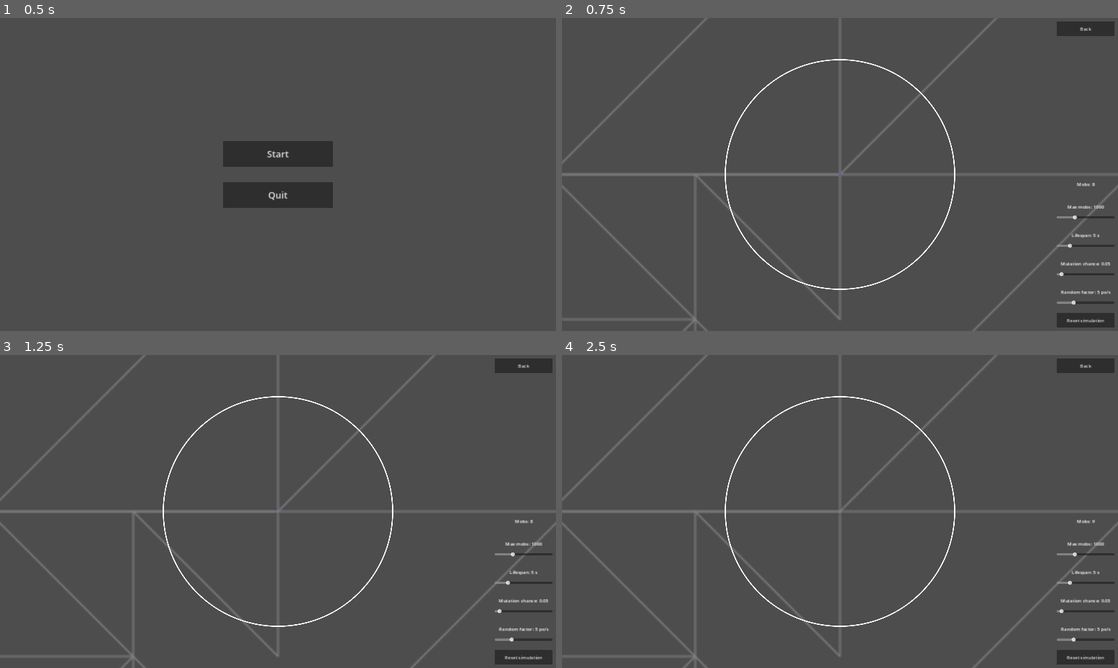
Above: before the commit, frames 1-4 (two rows, left to right).
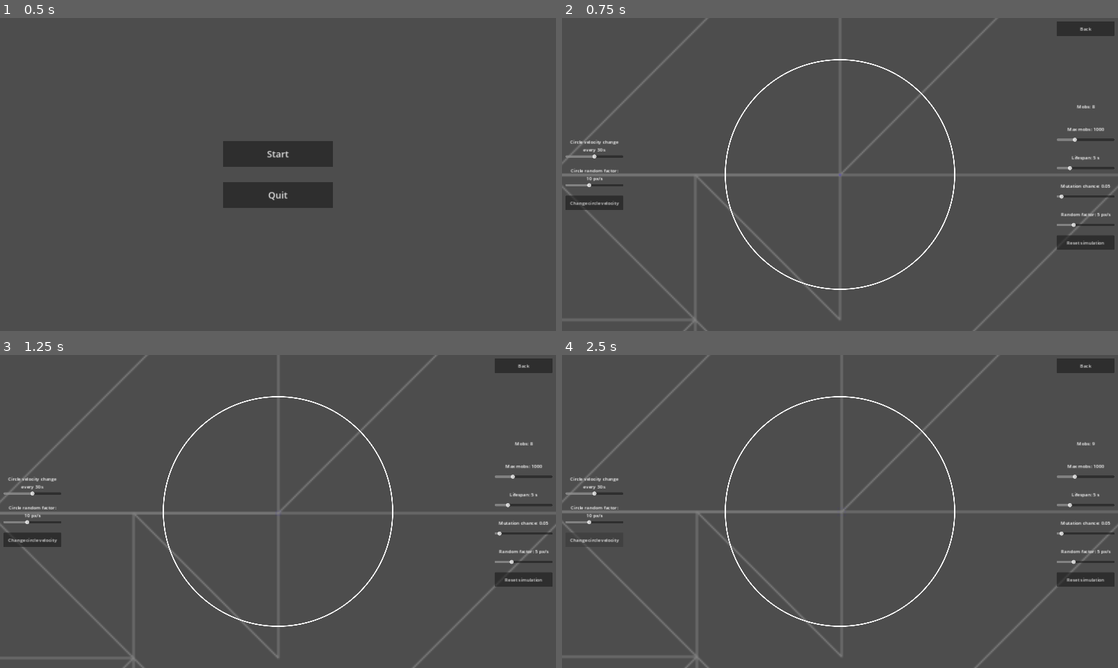
Above: after the commit, the same moments.

Repository: 11ALX11/Natural-selection-demo
Game: Godot game, scene res://scenes/main_scene_node.tscn
Same seed, same stepped clock (60 frames per second), same inputs: the game is played once before the commit and once after it.
Inputs (mouse positions are in pixels of both pictures, inside the frame that each line leads up to):
- Up to frame 1 (0.5 s): no input
- Up to frame 2 (0.75 s): click "Start" at 0.5 s
- Up to frame 3 (1.25 s): no input
- Up to frame 4 (2.5 s): click "Reset simulation" at 1.25 s; click (595, 539) at 2 s, where only the run after the commit has a clickable "Change circle velocity"

Frame 1 is identical in both runs. In frame 2, 2.6% of the frame differs, in the area x 0-100%, y 27-99%; in frame 3, 3.6%, in the area x 0-100%, y 0-100%; in frame 4, 2.9%.

Commit message:
working on circle movement

Diff:
--- a/scenes/in_world_ui/in_world_ui.gd
+++ b/scenes/in_world_ui/in_world_ui.gd
@@ -3,36 +3,48 @@
 
 signal exit
 signal reset
+signal circle_change
 
-signal max_mobs_change(value: float)
+signal max_mobs_change(value: int)
 signal lifespan_change(value: float)
 signal mutation_chance_change(value: float)
-signal random_factor_change(value: float)
+signal random_factor_change(value: int)
+
+signal circle_velocity_time_change(value: int)
+signal circle_random_factor(value: int)
 
 
 func _on_return_to_menu_button_pressed():
 	exit.emit()
 
-
 func _on_reset_button_pressed():
 	reset.emit()
 
+func _on_change_circle_velocity_pressed():
+	circle_change.emit()
+
 
 func _on_max_mobs_h_slider_value_changed(value):
-	get_node("RightBottomCorner/MarginContainer2/MaxMobsGroup/MaxMobs").text = "Max mobs: " + str(value)
+	get_node("RightControlGroup/MarginContainer2/MaxMobsGroup/MaxMobs").text = "Max mobs: " + str(value)
 	max_mobs_change.emit(value)
 
-
 func _on_lifespan_h_slider_value_changed(value):
-	get_node("RightBottomCorner/MarginContainer3/LifespanGroup/Lifespan").text = "Lifespan: " + str(value) + " s"
+	get_node("RightControlGroup/MarginContainer3/LifespanGroup/Lifespan").text = "Lifespan: " + str(value) + " s"
 	lifespan_change.emit(value)
 
-
 func _on_mutation_chance_h_slider_value_changed(value):
-	get_node("RightBottomCorner/MarginContainer4/MutationChanceGroup/MutationChance").text = "Mutation chance: " + str(value)
+	get_node("RightControlGroup/MarginContainer4/MutationChanceGroup/MutationChance").text = "Mutation chance: " + str(value)
 	mutation_chance_change.emit(value)
 
+func _on_random_factor_h_slider_value_changed(value):
+	get_node("RightControlGroup/MarginContainer5/RandomFactorGroup/RandomFactor").text = "Random factor: " + str(value) + " px/s"
+	random_factor_change.emit(value)
 
-func _on_random_factor_h_slider_value_changed(value):
-	get_node("RightBottomCorner/MarginContainer5/RandomFactorGroup/RandomFactor").text = "Random factor: " + str(value) + " px/s"
-	random_factor_change.emit(value)
+
+func _on_circle_velocity_time_change_h_slider_value_changed(value):
+	$LeftControlGroup/MarginContainer/CircleVelocityTimeChangeGroup/CircleVelocityTimeChange.text = "Circle velocity change\nevery " + str(value) + " s"
+	circle_velocity_time_change.emit(value)
+
+func _on_circle_random_factor_h_slider_value_changed(value):
+	$LeftControlGroup/MarginContainer2/CircleRandomFactorGroup/CircleRandomFactor.text = "Circle random factor:\n" + str(value) + " px/s"
+	circle_random_factor.emit(value)
--- a/scenes/in_world_ui/in_world_ui.tscn
+++ b/scenes/in_world_ui/in_world_ui.tscn
@@ -21,8 +21,9 @@
 anchor_bottom = 1.0
 grow_horizontal = 2
 grow_vertical = 2
-focus_mode = 1
+focus_mode = 2
 script = ExtResource("1_kf3hl")
+metadata/_edit_lock_ = true
 
 [node name="MarginContainer" type="MarginContainer" parent="."]
 layout_mode = 1
@@ -36,6 +37,7 @@
 theme_override_constants/margin_top = 12
 theme_override_constants/margin_right = 12
 theme_override_constants/margin_bottom = 12
+metadata/_edit_group_ = true
 
 [node name="ReturnToMenuButton" type="Button" parent="MarginContainer"]
 custom_minimum_size = Vector2(130, 50)
@@ -44,136 +46,218 @@
 shortcut = SubResource("Shortcut_3fhqi")
 text = "Back"
 
-[node name="RightBottomCorner" type="VBoxContainer" parent="."]
+[node name="LeftControlGroup" type="VBoxContainer" parent="."]
 layout_mode = 1
-anchors_preset = 3
+anchors_preset = 4
+anchor_top = 0.5
+anchor_bottom = 0.5
+offset_top = -137.0
+offset_right = 224.0
+offset_bottom = 137.0
+grow_vertical = 2
+metadata/_edit_group_ = true
+
+[node name="MarginContainer" type="MarginContainer" parent="LeftControlGroup"]
+layout_mode = 2
+theme_override_constants/margin_left = 12
+theme_override_constants/margin_top = 12
+theme_override_constants/margin_right = 12
+theme_override_constants/margin_bottom = 12
+
+[node name="CircleVelocityTimeChangeGroup" type="VBoxContainer" parent="LeftControlGroup/MarginContainer"]
+layout_mode = 2
+
+[node name="CircleVelocityTimeChange" type="Label" parent="LeftControlGroup/MarginContainer/CircleVelocityTimeChangeGroup"]
+custom_minimum_size = Vector2(200, 50)
+layout_mode = 2
+text = "Circle velocity change
+every 30 s"
+horizontal_alignment = 1
+vertical_alignment = 1
+autowrap_mode = 2
+
+[node name="HSlider" type="HSlider" parent="LeftControlGroup/MarginContainer/CircleVelocityTimeChangeGroup"]
+layout_mode = 2
+min_value = 5.0
+max_value = 180.0
+value = 30.0
+exp_edit = true
+rounded = true
+
+[node name="MarginContainer2" type="MarginContainer" parent="LeftControlGroup"]
+layout_mode = 2
+theme_override_constants/margin_left = 12
+theme_override_constants/margin_top = 12
+theme_override_constants/margin_right = 12
+theme_override_constants/margin_bottom = 12
+
+[node name="CircleRandomFactorGroup" type="VBoxContainer" parent="LeftControlGroup/MarginContainer2"]
+layout_mode = 2
+
+[node name="CircleRandomFactor" type="Label" parent="LeftControlGroup/MarginContainer2/CircleRandomFactorGroup"]
+custom_minimum_size = Vector2(200, 50)
+layout_mode = 2
+text = "Circle random factor:
+10 px/s"
+horizontal_alignment = 1
+vertical_alignment = 1
+autowrap_mode = 2
+
+[node name="HSlider" type="HSlider" parent="LeftControlGroup/MarginContainer2/CircleRandomFactorGroup"]
+layout_mode = 2
+min_value = 1.0
+max_value = 300.0
+value = 10.0
+exp_edit = true
+rounded = true
+
+[node name="MarginContainer3" type="MarginContainer" parent="LeftControlGroup"]
+layout_mode = 2
+theme_override_constants/margin_left = 12
+theme_override_constants/margin_top = 12
+theme_override_constants/margin_right = 12
+theme_override_constants/margin_bottom = 12
+
+[node name="ChangeCircleVelocity" type="Button" parent="LeftControlGroup/MarginContainer3"]
+custom_minimum_size = Vector2(200, 50)
+layout_mode = 2
+focus_mode = 0
+text = "Change circle velocity"
+
+[node name="RightControlGroup" type="VBoxContainer" parent="."]
+layout_mode = 1
+anchors_preset = 6
 anchor_left = 1.0
-anchor_top = 1.0
+anchor_top = 0.5
 anchor_right = 1.0
-anchor_bottom = 1.0
+anchor_bottom = 0.5
 offset_left = -224.0
-offset_top = -466.0
+offset_top = -272.0
+offset_bottom = 272.0
 grow_horizontal = 0
-grow_vertical = 0
-
-[node name="MarginContainer" type="MarginContainer" parent="RightBottomCorner"]
-layout_mode = 2
-theme_override_constants/margin_left = 12
-theme_override_constants/margin_top = 12
-theme_override_constants/margin_right = 12
-theme_override_constants/margin_bottom = 12
-
-[node name="MobsCount" type="Label" parent="RightBottomCorner/MarginContainer"]
+grow_vertical = 2
+metadata/_edit_group_ = true
+
+[node name="MarginContainer" type="MarginContainer" parent="RightControlGroup"]
+layout_mode = 2
+theme_override_constants/margin_left = 12
+theme_override_constants/margin_top = 12
+theme_override_constants/margin_right = 12
+theme_override_constants/margin_bottom = 12
+
+[node name="MobsCount" type="Label" parent="RightControlGroup/MarginContainer"]
 custom_minimum_size = Vector2(200, 50)
 layout_mode = 2
 text = "Mobs: 0"
 horizontal_alignment = 1
 vertical_alignment = 1
 
-[node name="MarginContainer2" type="MarginContainer" parent="RightBottomCorner"]
-layout_mode = 2
-theme_override_constants/margin_left = 12
-theme_override_constants/margin_top = 12
-theme_override_constants/margin_right = 12
-theme_override_constants/margin_bottom = 12
-
-[node name="MaxMobsGroup" type="VBoxContainer" parent="RightBottomCorner/MarginContainer2"]
-layout_mode = 2
-
-[node name="MaxMobs" type="Label" parent="RightBottomCorner/MarginContainer2/MaxMobsGroup"]
+[node name="MarginContainer2" type="MarginContainer" parent="RightControlGroup"]
+layout_mode = 2
+theme_override_constants/margin_left = 12
+theme_override_constants/margin_top = 12
+theme_override_constants/margin_right = 12
+theme_override_constants/margin_bottom = 12
+
+[node name="MaxMobsGroup" type="VBoxContainer" parent="RightControlGroup/MarginContainer2"]
+layout_mode = 2
+
+[node name="MaxMobs" type="Label" parent="RightControlGroup/MarginContainer2/MaxMobsGroup"]
 custom_minimum_size = Vector2(200, 50)
 layout_mode = 2
 text = "Max mobs: 1000"
 horizontal_alignment = 1
 vertical_alignment = 1
 
-[node name="HSlider" type="HSlider" parent="RightBottomCorner/MarginContainer2/MaxMobsGroup"]
+[node name="HSlider" type="HSlider" parent="RightControlGroup/MarginContainer2/MaxMobsGroup"]
 layout_mode = 2
 min_value = 200.0
 max_value = 40000.0
 step = 200.0
 value = 1000.0
 exp_edit = true
-
-[node name="MarginContainer3" type="MarginContainer" parent="RightBottomCorner"]
-layout_mode = 2
-theme_override_constants/margin_left = 12
-theme_override_constants/margin_top = 12
-theme_override_constants/margin_right = 12
-theme_override_constants/margin_bottom = 12
-
-[node name="LifespanGroup" type="VBoxContainer" parent="RightBottomCorner/MarginContainer3"]
-layout_mode = 2
-
-[node name="Lifespan" type="Label" parent="RightBottomCorner/MarginContainer3/LifespanGroup"]
+rounded = true
+
+[node name="MarginContainer3" type="MarginContainer" parent="RightControlGroup"]
+layout_mode = 2
+theme_override_constants/margin_left = 12
+theme_override_constants/margin_top = 12
+theme_override_constants/margin_right = 12
+theme_override_constants/margin_bottom = 12
+
+[node name="LifespanGroup" type="VBoxContainer" parent="RightControlGroup/MarginContainer3"]
+layout_mode = 2
+
+[node name="Lifespan" type="Label" parent="RightControlGroup/MarginContainer3/LifespanGroup"]
 custom_minimum_size = Vector2(200, 50)
 layout_mode = 2
 text = "Lifespan: 5 s"
 horizontal_alignment = 1
 vertical_alignment = 1
 
-[node name="HSlider" type="HSlider" parent="RightBottomCorner/MarginContainer3/LifespanGroup"]
+[node name="HSlider" type="HSlider" parent="RightControlGroup/MarginContainer3/LifespanGroup"]
 layout_mode = 2
 min_value = 1.0
 max_value = 20.0
 step = 0.1
 value = 5.0
 
-[node name="MarginContainer4" type="MarginContainer" parent="RightBottomCorner"]
-layout_mode = 2
-theme_override_constants/margin_left = 12
-theme_override_constants/margin_top = 12
-theme_override_constants/margin_right = 12
-theme_override_constants/margin_bottom = 12
-
-[node name="MutationChanceGroup" type="VBoxContainer" parent="RightBottomCorner/MarginContainer4"]
-layout_mode = 2
-
-[node name="MutationChance" type="Label" parent="RightBottomCorner/MarginContainer4/MutationChanceGroup"]
+[node name="MarginContainer4" type="MarginContainer" parent="RightControlGroup"]
+layout_mode = 2
+theme_override_constants/margin_left = 12
+theme_override_constants/margin_top = 12
+theme_override_constants/margin_right = 12
+theme_override_constants/margin_bottom = 12
+
+[node name="MutationChanceGroup" type="VBoxContainer" parent="RightControlGroup/MarginContainer4"]
+layout_mode = 2
+
+[node name="MutationChance" type="Label" parent="RightControlGroup/MarginContainer4/MutationChanceGroup"]
 custom_minimum_size = Vector2(200, 50)
 layout_mode = 2
 text = "Mutation chance: 0.05"
 horizontal_alignment = 1
 vertical_alignment = 1
 
-[node name="HSlider" type="HSlider" parent="RightBottomCorner/MarginContainer4/MutationChanceGroup"]
+[node name="HSlider" type="HSlider" parent="RightControlGroup/MarginContainer4/MutationChanceGroup"]
 layout_mode = 2
 max_value = 1.0
 step = 0.01
 value = 0.05
 
-[node name="MarginContainer5" type="MarginContainer" parent="RightBottomCorner"]
-layout_mode = 2
-theme_override_constants/margin_left = 12
-theme_override_constants/margin_top = 12
-theme_override_constants/margin_right = 12
-theme_override_constants/margin_bottom = 12
-
-[node name="RandomFactorGroup" type="VBoxContainer" parent="RightBottomCorner/MarginContainer5"]
-layout_mode = 2
-
-[node name="RandomFactor" type="Label" parent="RightBottomCorner/MarginContainer5/RandomFactorGroup"]
+[node name="MarginContainer5" type="MarginContainer" parent="RightControlGroup"]
+layout_mode = 2
+theme_override_constants/margin_left = 12
+theme_override_constants/margin_top = 12
+theme_override_constants/margin_right = 12
+theme_override_constants/margin_bottom = 12
+
+[node name="RandomFactorGroup" type="VBoxContainer" parent="RightControlGroup/MarginContainer5"]
+layout_mode = 2
+
+[node name="RandomFactor" type="Label" parent="RightControlGroup/MarginContainer5/RandomFactorGroup"]
 custom_minimum_size = Vector2(200, 50)
 layout_mode = 2
 text = "Random factor: 5 px/s"
 horizontal_alignment = 1
 vertical_alignment = 1
 
-[node name="HSlider" type="HSlider" parent="RightBottomCorner/MarginContainer5/RandomFactorGroup"]
+[node name="HSlider" type="HSlider" parent="RightControlGroup/MarginContainer5/RandomFactorGroup"]
 layout_mode = 2
 min_value = 1.0
 max_value = 300.0
 value = 5.0
 exp_edit = true
-
-[node name="MarginContainer6" type="MarginContainer" parent="RightBottomCorner"]
-layout_mode = 2
-theme_override_constants/margin_left = 12
-theme_override_constants/margin_top = 12
-theme_override_constants/margin_right = 12
-theme_override_constants/margin_bottom = 12
-
-[node name="ResetButton" type="Button" parent="RightBottomCorner/MarginContainer6"]
+rounded = true
+
+[node name="MarginContainer6" type="MarginContainer" parent="RightControlGroup"]
+layout_mode = 2
+theme_override_constants/margin_left = 12
+theme_override_constants/margin_top = 12
+theme_override_constants/margin_right = 12
+theme_override_constants/margin_bottom = 12
+
+[node name="ResetButton" type="Button" parent="RightControlGroup/MarginContainer6"]
 custom_minimum_size = Vector2(200, 50)
 layout_mode = 2
 focus_mode = 0
@@ -181,8 +265,11 @@
 text = "Reset simulation"
 
 [connection signal="pressed" from="MarginContainer/ReturnToMenuButton" to="." method="_on_return_to_menu_button_pressed"]
-[connection signal="value_changed" from="RightBottomCorner/MarginContainer2/MaxMobsGroup/HSlider" to="." method="_on_max_mobs_h_slider_value_changed"]
-[connection signal="value_changed" from="RightBottomCorner/MarginContainer3/LifespanGroup/HSlider" to="." method="_on_lifespan_h_slider_value_changed"]
-[connection signal="value_changed" from="RightBottomCorner/MarginContainer4/MutationChanceGroup/HSlider" to="." method="_on_mutation_chance_h_slider_value_changed"]
-[connection signal="value_changed" from="RightBottomCorner/MarginContainer5/RandomFactorGroup/HSlider" to="." method="_on_random_factor_h_slider_value_changed"]
-[connection signal="pressed" from="RightBottomCorner/MarginContainer6/ResetButton" to="." method="_on_reset_button_pressed"]
+[connection signal="value_changed" from="LeftControlGroup/MarginContainer/CircleVelocityTimeChangeGroup/HSlider" to="." method="_on_circle_velocity_time_change_h_slider_value_changed"]
+[connection signal="value_changed" from="LeftControlGroup/MarginContainer2/CircleRandomFactorGroup/HSlider" to="." method="_on_circle_random_factor_h_slider_value_changed"]
+[connection signal="pressed" from="LeftControlGroup/MarginContainer3/ChangeCircleVelocity" to="." method="_on_change_circle_velocity_pressed"]
+[connection signal="value_changed" from="RightControlGroup/MarginContainer2/MaxMobsGroup/HSlider" to="." method="_on_max_mobs_h_slider_value_changed"]
+[connection signal="value_changed" from="RightControlGroup/MarginContainer3/LifespanGroup/HSlider" to="." method="_on_lifespan_h_slider_value_changed"]
+[connection signal="value_changed" from="RightControlGroup/MarginContainer4/MutationChanceGroup/HSlider" to="." method="_on_mutation_chance_h_slider_value_changed"]
+[connection signal="value_changed" from="RightControlGroup/MarginContainer5/RandomFactorGroup/HSlider" to="." method="_on_random_factor_h_slider_value_changed"]
+[connection signal="pressed" from="RightControlGroup/MarginContainer6/ResetButton" to="." method="_on_reset_button_pressed"]
--- a/scenes/main_scene_node.gd
+++ b/scenes/main_scene_node.gd
@@ -1,22 +1,26 @@
 extends Node
-
-
-@onready var start_menu = get_node("HUD/StartMenu")
-@onready var in_world_ui = get_node("HUD/InWorldUI")
 
 @export var mob_scene: PackedScene
 
-var max_mobs = 1000
-var max_lifespan: float = 5.0 # In seconds
-var mutation_chance: float = 0.05
-var random_factor: float = 5 # Max px/second change in mutation
+@export var max_mobs = 1000
+@export var max_lifespan: float = 5.0 # In seconds
+@export var mutation_chance: float = 0.05
+@export var random_factor: float = 5 # Max px/second change in mutation
 
 var mobs_count = 0
 
+@export var circle_velocity_change_time: int = 30 # In seconds
+@export var circle_random_factor: int = 10 # In px/second
+
+func _ready():
+	$HUD/StartMenu.grab_focus()
+	# ToDo export vals...
 
 func _on_start_menu_start():
-	start_menu.hide()
-	in_world_ui.show()
+	$HUD/StartMenu.hide()
+	$HUD/InWorldUI.show()
+	$HUD/InWorldUI.grab_focus()
+
 	$World.show()
 	$World/ParallaxBackground.show()
 
@@ -29,37 +33,35 @@
 func _on_in_world_ui_exit():
 	$World/ParallaxBackground.hide()
 	$World.hide()
-	in_world_ui.hide()
-	start_menu.show()
+	$World.reset()
 
-	clear_mobs()
+	$HUD/InWorldUI.hide()
+	$HUD/StartMenu.show()
+	$HUD/StartMenu.grab_focus()
 
 
 func start_demo():
-	spawn_mob($World.life_zone.position, Vector2(10, 10))
-	spawn_mob($World.life_zone.position, Vector2(10, 0))
-	spawn_mob($World.life_zone.position, Vector2(10, -10))
-	spawn_mob($World.life_zone.position, Vector2(0, -10))
-	spawn_mob($World.life_zone.position, Vector2(-10, -10))
-	spawn_mob($World.life_zone.position, Vector2(-10, 0))
-	spawn_mob($World.life_zone.position, Vector2(-10, 10))
-	spawn_mob($World.life_zone.position, Vector2(0, 10))
+	var starter_pos = $World/LifeZone.position
+
+	spawn_mob(starter_pos, Vector2(10, 10))
+	spawn_mob(starter_pos, Vector2(10, 0))
+	spawn_mob(starter_pos, Vector2(10, -10))
+	spawn_mob(starter_pos, Vector2(0, -10))
+	spawn_mob(starter_pos, Vector2(-10, -10))
+	spawn_mob(starter_pos, Vector2(-10, 0))
+	spawn_mob(starter_pos, Vector2(-10, 10))
+	spawn_mob(starter_pos, Vector2(0, 10))
 
 	mobs_count = 8
-	get_node("HUD/InWorldUI/RightBottomCorner/MarginContainer/MobsCount").text = "Mobs: " + str(mobs_count)
+	get_node("HUD/InWorldUI/RightControlGroup/MarginContainer/MobsCount").text = "Mobs: " + str(mobs_count)
 
-func clear_mobs():
-	# Delete mobs
-	get_tree().call_group("mobs", "queue_free")
-	# Also reset counter
-	mobs_count = 0
-	get_node("HUD/InWorldUI/RightBottomCorner/MarginContainer/MobsCount").text = "Mobs: " + str(mobs_count)
+	$World.launch_circle()
 
 
 func spawn_mob(parent_pos: Vector2, parent_vel: Vector2):
 	var circle_radius = get_node("World/LifeZone/CollisionShape2D").shape.radius
-	var dist_from_centrer = abs(parent_pos.distance_to($World.life_zone.position))
-	var is_outside = dist_from_centrer >= circle_radius
+	var dist_from_centrer_sqr = parent_pos.distance_squared_to($World/LifeZone.position)
+	var is_outside = dist_from_centrer_sqr >= (circle_radius*circle_radius)
 
 	if (mobs_count < max_mobs && not is_outside):
 		var mob = mob_scene.instantiate()
@@ -75,12 +77,17 @@
 
 		$World.add_child.call_deferred(mob)
 		mobs_count = get_tree().get_nodes_in_group("mobs").size()
-		get_node("HUD/InWorldUI/RightBottomCorner/MarginContainer/MobsCount").text = "Mobs: " + str(mobs_count)
+		get_node("HUD/InWorldUI/RightControlGroup/MarginContainer/MobsCount").text = "Mobs: " + str(mobs_count)
 
 
 func _on_mob_died():
 	mobs_count = get_tree().get_nodes_in_group("mobs").size()
-	get_node("HUD/InWorldUI/RightBottomCorner/MarginContainer/MobsCount").text = "Mobs: " + str(mobs_count)
+	get_node("HUD/InWorldUI/RightControlGroup/MarginContainer/MobsCount").text = "Mobs: " + str(mobs_count)
+
+
+func _on_world_life_zone_exit(body):
+	if body.has_method("die"):
+		body.die()
 
 
 func _on_in_world_ui_lifespan_change(value):
@@ -95,11 +102,17 @@
 func _on_in_world_ui_random_factor_change(value):
 	random_factor = value
 
+func _on_in_world_ui_circle_random_factor(value):
+	$World.circle_random_factor = value
+
+func _on_in_world_ui_circle_velocity_time_change(value):
+	$World.circle_velocity_change_time = value
+
+
 func _on_in_world_ui_reset():
-	clear_mobs()
+	$World.reset()
 	start_demo()
 
-
-func _on_world_life_zone_exit(body):
-	if body.has_method("die"):
-		body.die()
+func _on_in_world_ui_circle_change():
+	$World.change_circle_velocity()
+	$World/LifeZone/Timer.start()
--- a/scenes/main_scene_node.tscn
+++ b/scenes/main_scene_node.tscn
@@ -13,6 +13,7 @@
 [node name="World" parent="." instance=ExtResource("3_63ulo")]
 process_mode = 1
 visible = false
+metadata/_edit_lock_ = true
 
 [node name="HUD" type="CanvasLayer" parent="."]
 
@@ -24,6 +25,9 @@
 [connection signal="life_zone_exit" from="World" to="." method="_on_world_life_zone_exit"]
 [connection signal="quit" from="HUD/StartMenu" to="." method="_on_start_menu_quit"]
 [connection signal="start" from="HUD/StartMenu" to="." method="_on_start_menu_start"]
+[connection signal="circle_change" from="HUD/InWorldUI" to="." method="_on_in_world_ui_circle_change"]
+[connection signal="circle_random_factor" from="HUD/InWorldUI" to="." method="_on_in_world_ui_circle_random_factor"]
+[connection signal="circle_velocity_time_change" from="HUD/InWorldUI" to="." method="_on_in_world_ui_circle_velocity_time_change"]
 [connection signal="exit" from="HUD/InWorldUI" to="." method="_on_in_world_ui_exit"]
 [connection signal="lifespan_change" from="HUD/InWorldUI" to="." method="_on_in_world_ui_lifespan_change"]
 [connection signal="max_mobs_change" from="HUD/InWorldUI" to="." method="_on_in_world_ui_max_mobs_change"]
--- a/scenes/start_menu/start_menu.tscn
+++ b/scenes/start_menu/start_menu.tscn
@@ -21,7 +21,9 @@
 anchor_bottom = 1.0
 grow_horizontal = 2
 grow_vertical = 2
+focus_mode = 2
 script = ExtResource("1_dlwu1")
+metadata/_edit_lock_ = true
 
 [node name="VBoxContainer" type="VBoxContainer" parent="."]
 layout_mode = 1
@@ -41,6 +43,7 @@
 layout_mode = 2
 theme_override_constants/margin_top = 24
 theme_override_constants/margin_bottom = 24
+metadata/_edit_group_ = true
 
 [node name="StartButton" type="Button" parent="VBoxContainer/MarginContainer"]
 custom_minimum_size = Vector2(380, 90)
@@ -54,6 +57,7 @@
 layout_mode = 2
 theme_override_constants/margin_top = 24
 theme_override_constants/margin_bottom = 24
+metadata/_edit_group_ = true
 
 [node name="QuitButton" type="Button" parent="VBoxContainer/MarginContainer2"]
 custom_minimum_size = Vector2(380, 90)
--- a/scenes/world/camera_2d_debug.gd
+++ /dev/null
@@ -1,23 +0,0 @@
-extends Camera2D
-
-@export var velocity_speed: int = 500 # px/s
-
-# Called when the node enters the scene tree for the first time.
-func _ready():
-	pass # Replace with function body.
-
-
-# Called every frame. 'delta' is the elapsed time since the previous frame.
-func _process(delta):
-	var direction: Vector2 = Vector2(0, 0)
-
-	if Input.is_action_pressed("ui_up"):
-		direction += Vector2(0, -1)
-	if Input.is_action_pressed("ui_right"):
-		direction += Vector2(1, 0)
-	if Input.is_action_pressed("ui_down"):
-		direction += Vector2(0, 1)
-	if Input.is_action_pressed("ui_left"):
-		direction += Vector2(-1, 0)
-
-	position += direction * velocity_speed * delta
--- a/scenes/world/world.gd
+++ b/scenes/world/world.gd
@@ -4,12 +4,44 @@
 signal life_zone_exit(body)
 
 
-@onready var life_zone: Area2D = $LifeZone
+var circle_velocity_change_time: int = 30 # In seconds
+var circle_random_factor: int = 10 # In px/second
 
-
-func _ready():
-	$ParallaxBackground.hide()
+var circle_velocity: Vector2 = Vector2(0, 0)
+var is_circle_launched = false
 
 
 func _on_life_zone_body_exited(body):
 	life_zone_exit.emit(body)
+
+
+func _process(delta):
+	$LifeZone.position += circle_velocity * delta
+	$Camera2D.position = $LifeZone.position
+
+
+func launch_circle():
+	is_circle_launched = true
+	change_circle_velocity()
+	$LifeZone/Timer.start(circle_velocity_change_time)
+
+func reset():
+	clear_mobs()
+	$LifeZone/Timer.stop()
+	is_circle_launched = false
+	circle_velocity = Vector2(0, 0)
+
+	$LifeZone.position = Vector2(0, 0)
+	$Camera2D.position = Vector2(0, 0)
+
+
+func clear_mobs():
+	get_tree().call_group("mobs", "queue_free")
+
+
+func change_circle_velocity():
+	circle_velocity += Vector2(randf_range(-circle_random_factor, circle_random_factor), randf_range(-circle_random_factor, circle_random_factor))
+
+
+func _on_life_zone_timer_timeout():
+	change_circle_velocity()
--- a/scenes/world/world.tscn
+++ b/scenes/world/world.tscn
@@ -34,4 +34,8 @@
 scale = Vector2(0.8, 0.8)
 texture = ExtResource("2_ihd11")
 
+[node name="Timer" type="Timer" parent="LifeZone"]
+wait_time = 30.0
+
 [connection signal="body_exited" from="LifeZone" to="." method="_on_life_zone_body_exited"]
+[connection signal="timeout" from="LifeZone/Timer" to="." method="_on_life_zone_timer_timeout"]
Not shown, changed: export_presets.cfg
